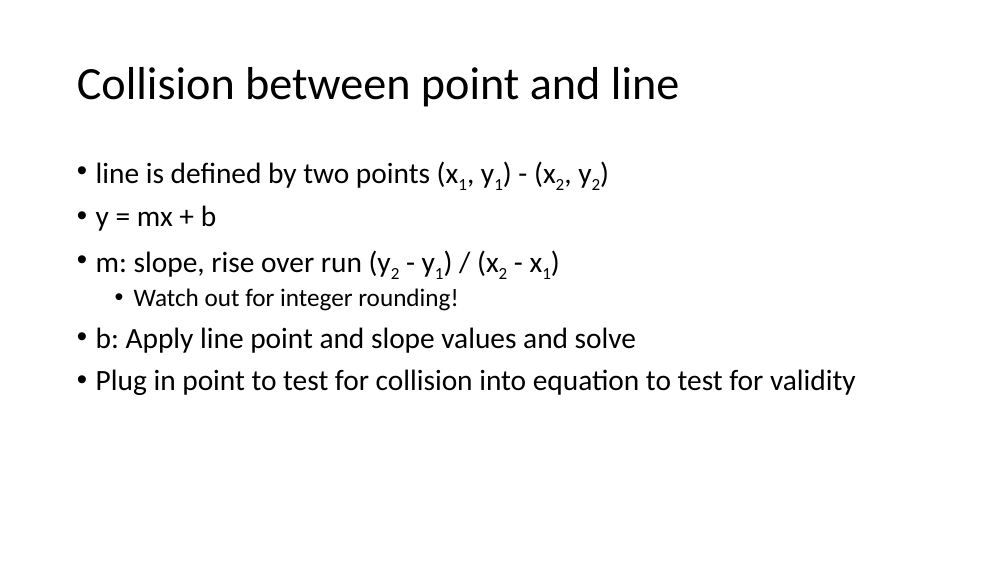
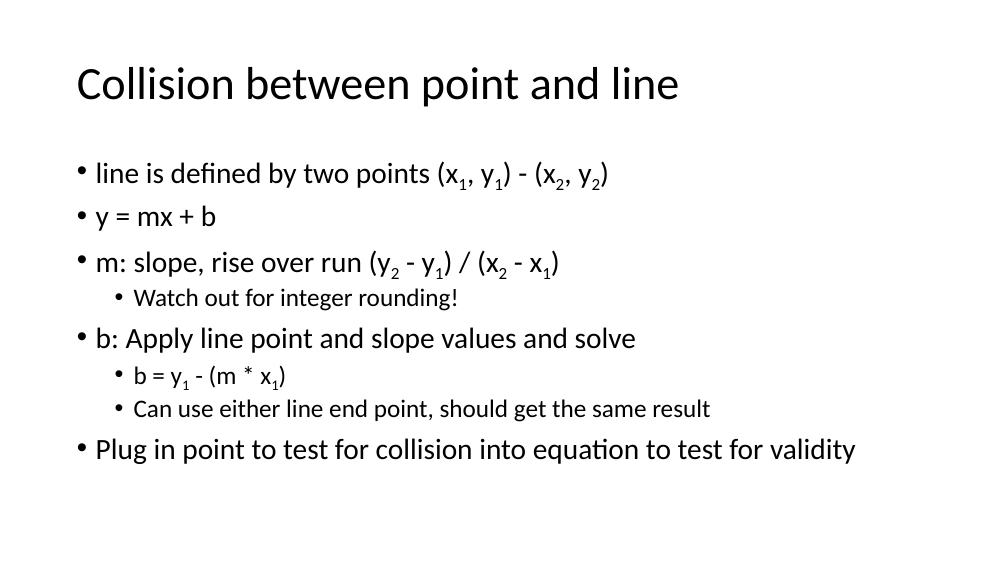
Before and after one commit to levidsmith/collision2d, a slide deck: slide 5 of collision2d.pptx. Drawn at 1008x567 pixels with LibreOffice and Linux fonts; fonts in the diff are those of the drawing; background and template pictures are left out. Boxes give left, top, right and bottom in pixels: in the first picture for what was removed or moved away, otherwise in the second. Text is boxed around its words. In the diff, an @@ line names an element or a change of style, - is before the commit and + after.

Commit message:
Line-line collision;  updated presentation

```diff
--- a/collision2d.pptx
+++ b/collision2d.pptx
@@ text at <box>134,365,710,422</box>: paragraphs added @@
+  • b = y1 - (m * x1)
+  • Can use either line end point, should get the same result
```
Also in this commit, not shown: 1 other slide changed, 3 slides added, 2 other files.
